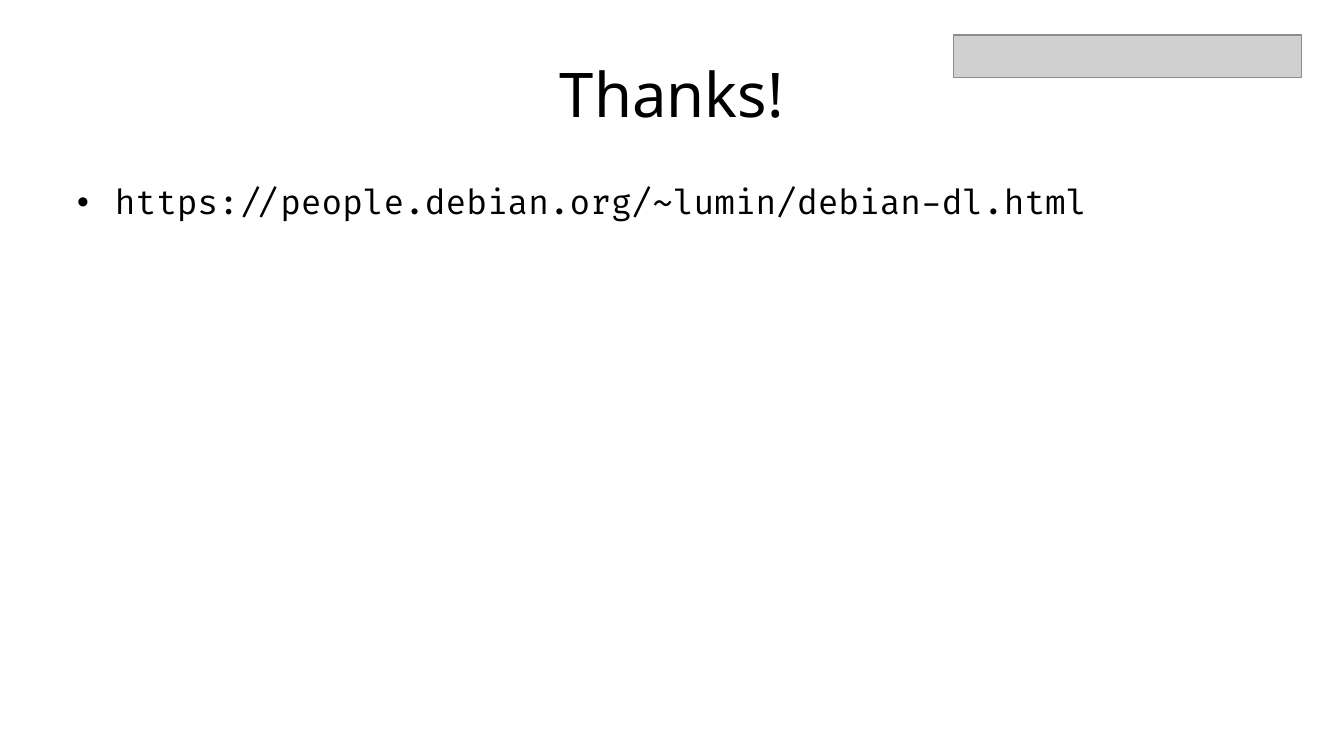
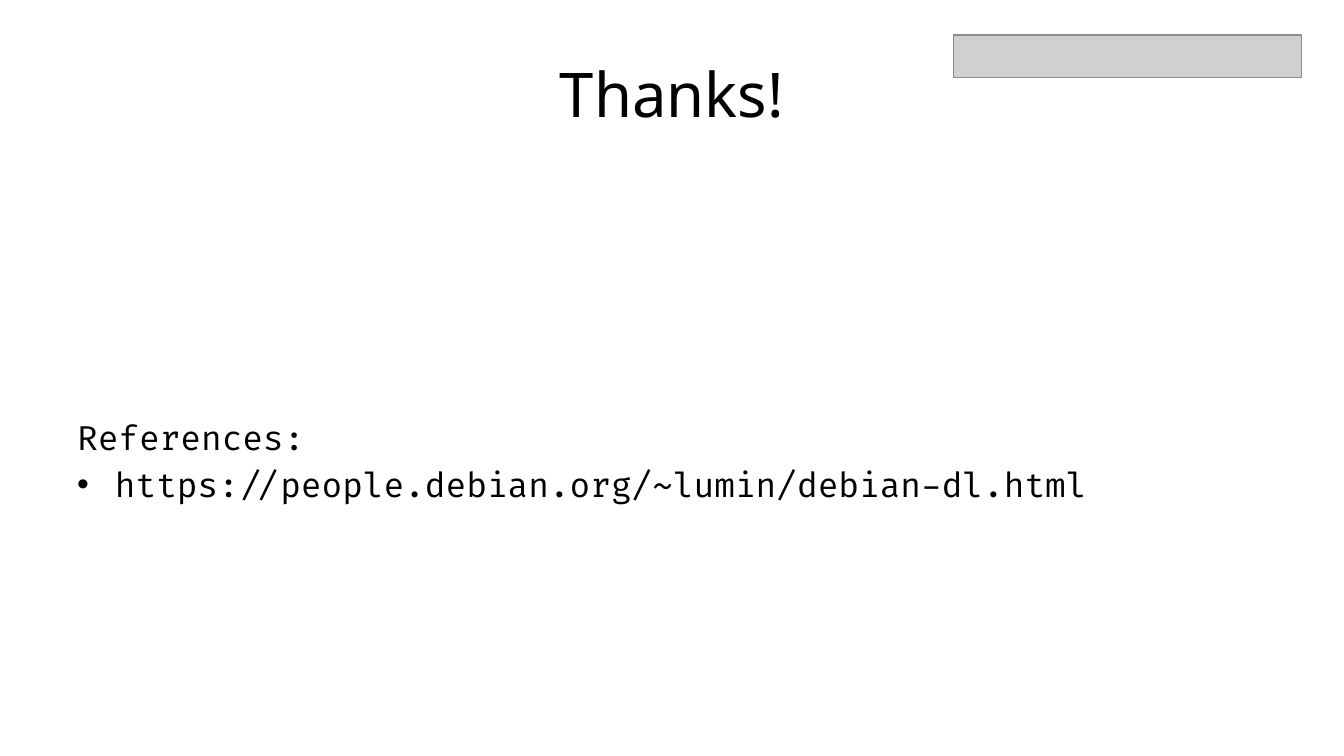
Before and after one commit to cdluminate/cdluminate, a slide deck: slide 12 of Dc20DeepLearning.pptx (slide 11 before the commit). Drawn at 1344x756 pixels with LibreOffice and Linux fonts; fonts in the diff are those of the drawing; grey boxes stand for pictures. Boxes give left, top, right and bottom in pixels: in the first picture for what was removed or moved away, otherwise in the second. Text is boxed around its words. In the diff, an @@ line names an element or a change of style, - is before the commit and + after.

```diff
--- a/Dc20DeepLearning.pptx
+++ b/Dc20DeepLearning.pptx
@@ text at [77,424,304,451]: paragraph added @@
+References:
```
Also in this commit, not shown: 2 other slides changed, 1 slide added.
